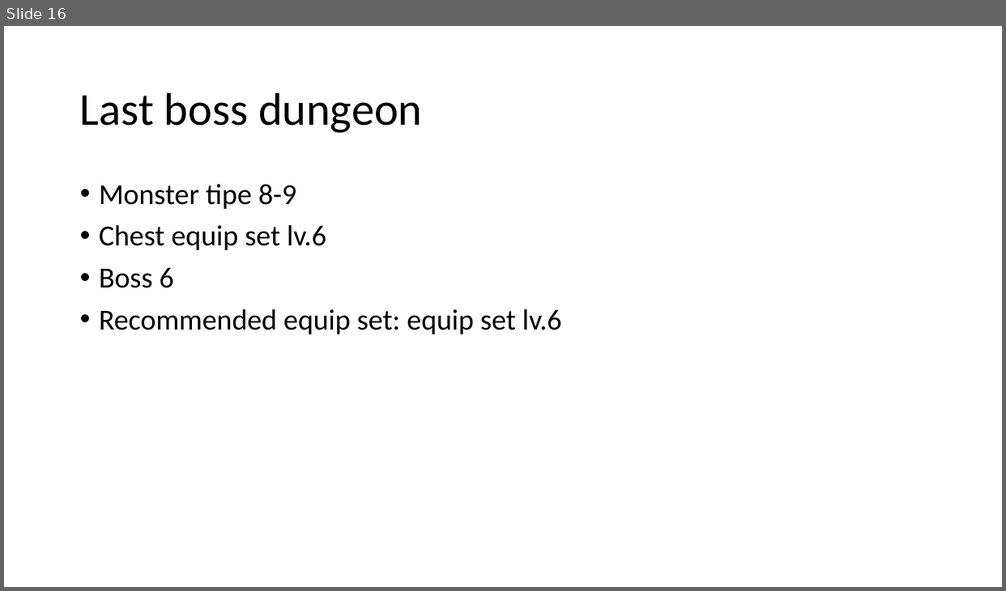
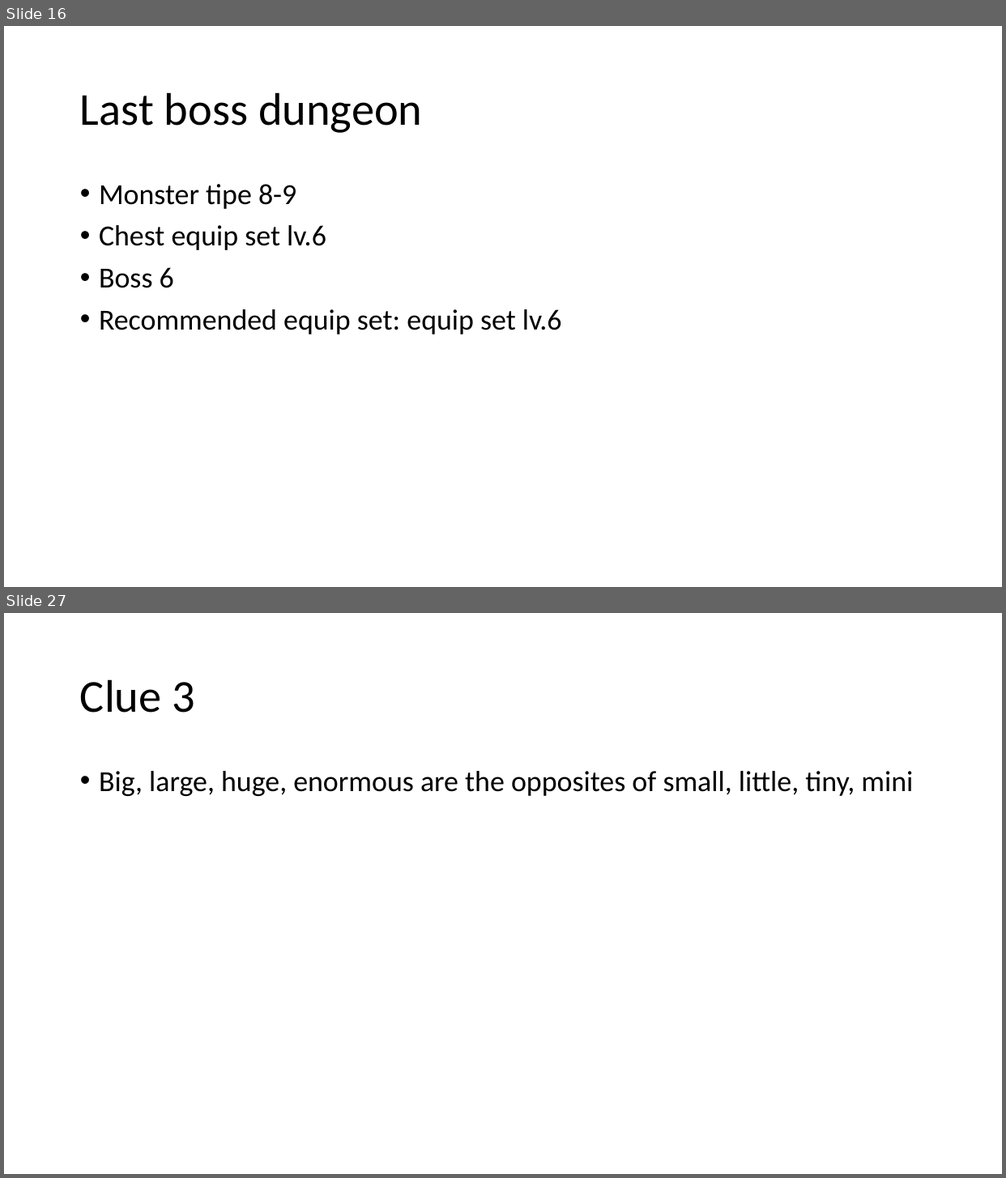
Before and after one commit to nawamkihafahd/PowerOfWisdom, a slide deck: Konsep.pptx. Shown one above the other, each under a label of ours: slide 16 before the commit, slides 16 and 27 after it; the slides between them are not shown. The pictures are 1006x591 and 1006x1178 pixels, drawn with LibreOffice and Linux fonts; fonts in the diff are those of the drawing. Boxes give left, top, right and bottom in pixels: in the first picture for what was removed or moved away, otherwise in the second. Text is boxed around its words. In the diff, an @@ line names an element or a change of style, - is before the commit and + after.

```diff
--- a/Konsep.pptx
+++ b/Konsep.pptx
@@ slide 27 added at bbox=[4, 613, 1002, 1174], background #FFFFFF @@
@@ title added at bbox=[80, 679, 195, 713], 44 pt, text #000000 @@
+Clue 3
@@ text added at bbox=[99, 771, 913, 796], 28 pt, text #000000 @@
+• Big, large, huge, enormous are the opposites of small, little, tiny, mini
```
Also in this commit, not shown: 1 slide changed, 25 other slides added, 1 other file.
